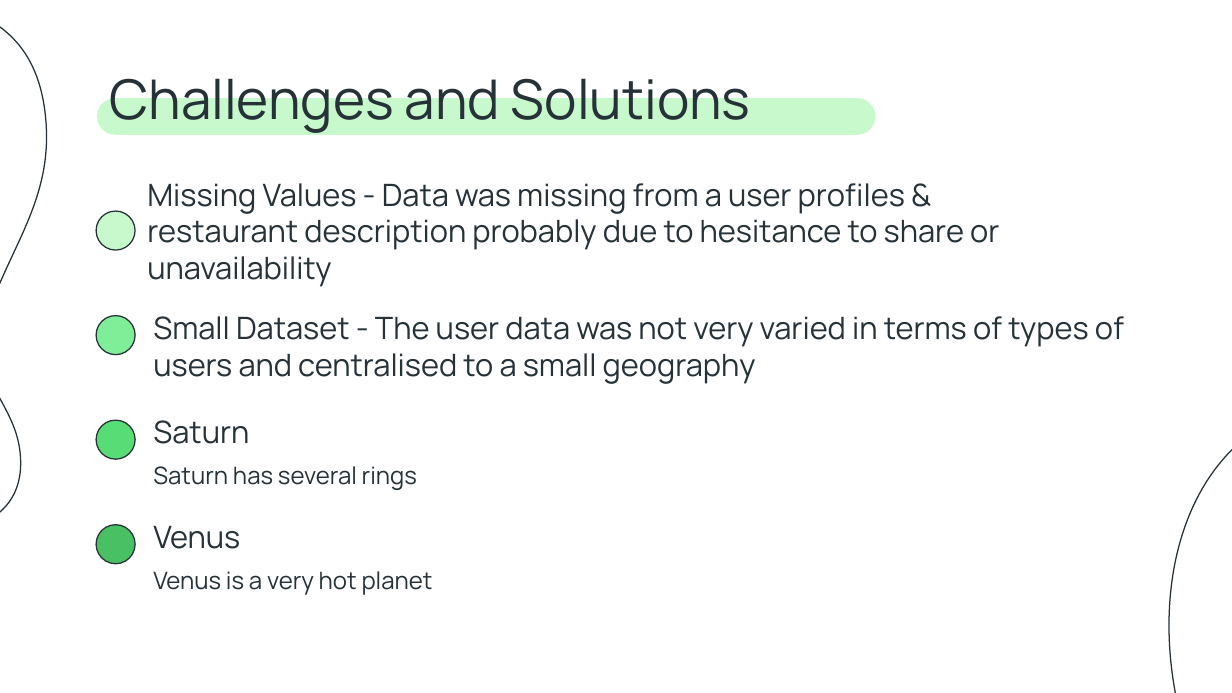
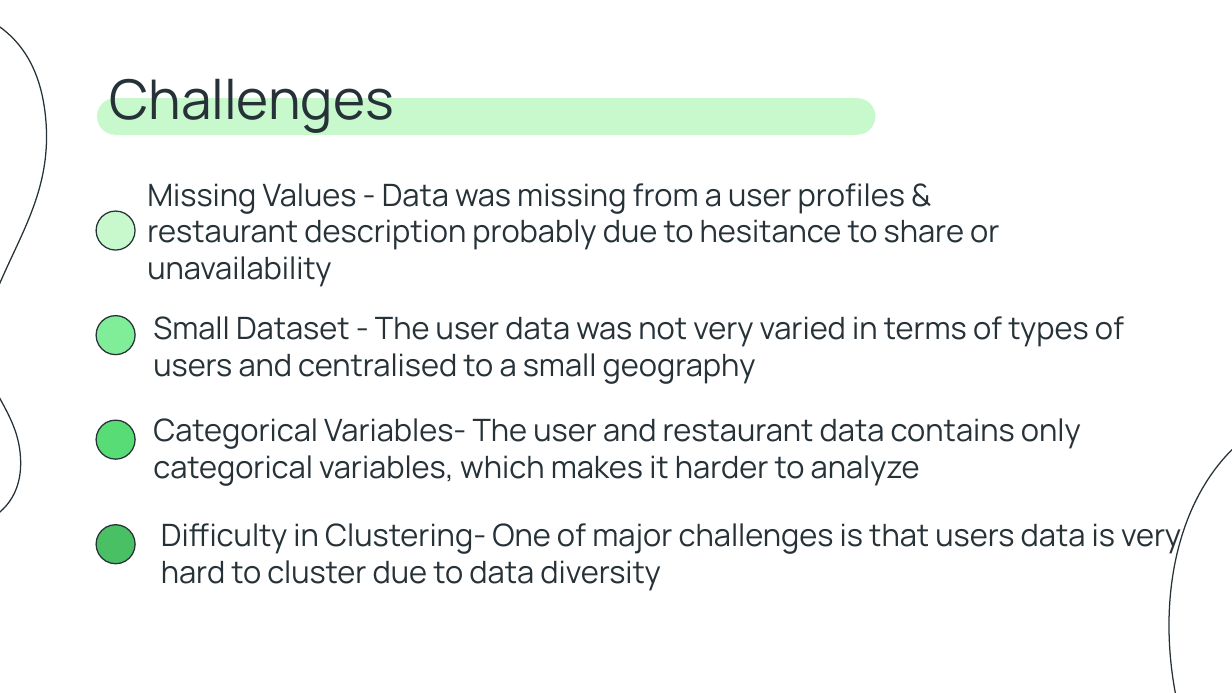
Before and after one commit to SimingSiming/Restaurant-Recommender-System, a slide deck: slide 16 of Presentation/Data Mining Project.pptx. Drawn at 1232x693 pixels with LibreOffice and Linux fonts; fonts in the diff are those of the drawing. Boxes give left, top, right and bottom in pixels: in the first picture for what was removed or moved away, otherwise in the second. Text is boxed around its words. In the diff, an @@ line names an element or a change of style, - is before the commit and + after.

```diff
--- a/Presentation/Data Mining Project.pptx
+++ b/Presentation/Data Mining Project.pptx
@@ title at box(109, 68, 394, 133): text changed @@
-Challenges and Solutions
+Challenges
@@ text added at box(153, 418, 1081, 486), 18 pt, text #263238 @@
+Categorical Variables- The user and restaurant data contains only categorical variables, which makes it harder to analyze
@@ text removed at box(153, 420, 249, 444) @@
-Saturn
@@ text removed at box(153, 466, 417, 490) @@
-Saturn has several rings
@@ text removed at box(153, 526, 240, 549) @@
-Venus
@@ text added at box(161, 523, 1181, 591), 18 pt, text #263238 @@
+Difficulty in Clustering- One of major challenges is that users data is very hard to cluster due to data diversity
@@ text removed at box(153, 571, 433, 595) @@
-Venus is a very hot planet
```
Also in this commit, not shown: 9 other slides changed.
